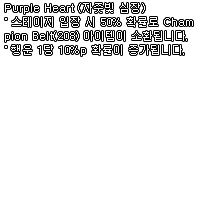
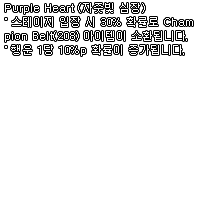
Layers edited between the first and the second 200x200 image:
renamed "Purple Heart (자줏빛 심장) ˚ 스테이지 입장 시 50% 확률로 Cham pion Belt(208) 아" to "Purple Heart (자줏빛 심장) ˚ 스테이지 입장 시 30% 확률로 Cham pion Belt(208) 아", painted on it over [100, 17, 107, 23]
